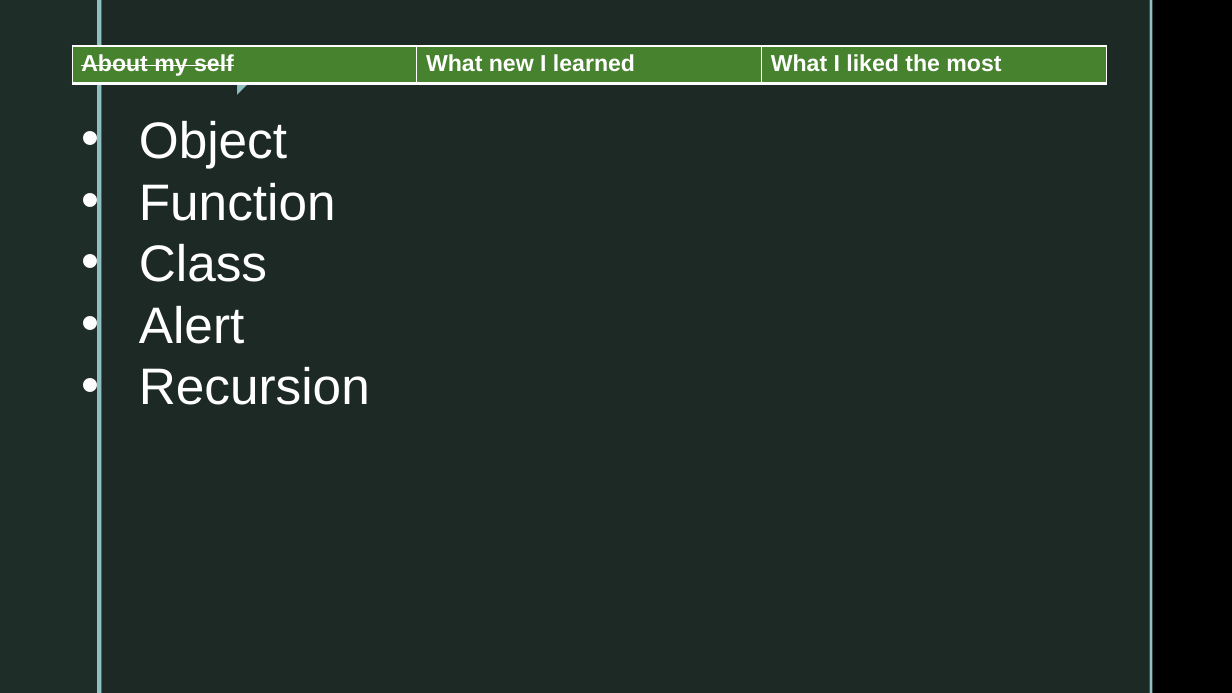
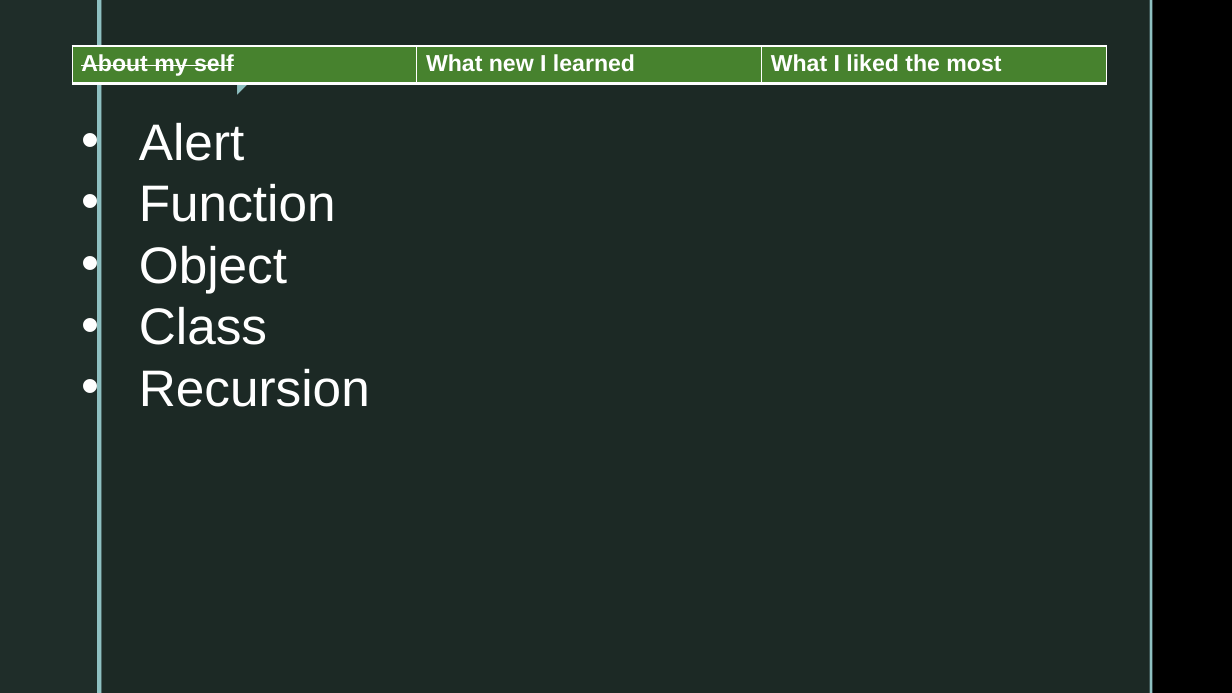
Before and after one commit to green-fox-academy/Eszkis, a slide deck: slide 3 of Week-03/Demo2.pptx. Drawn at 1232x693 pixels with LibreOffice and Linux fonts; fonts in the diff are those of the drawing; background and template pictures are left out. Boxes give left, top, right and bottom in pixels: in the first picture for what was removed or moved away, otherwise in the second. Text is boxed around its words. In the diff, an @@ line names an element or a change of style, - is before the commit and + after.

```diff
--- a/Week-03/Demo2.pptx
+++ b/Week-03/Demo2.pptx
@@ text at (x1=139, y1=122, x2=336, y2=222): paragraphs added @@
+• Alert
+• Function
@@ text at (x1=139, y1=305, x2=244, y2=344): paragraph removed @@
-• Alert
```
Also in this commit, not shown: 1 other slide changed, 3 other files.
